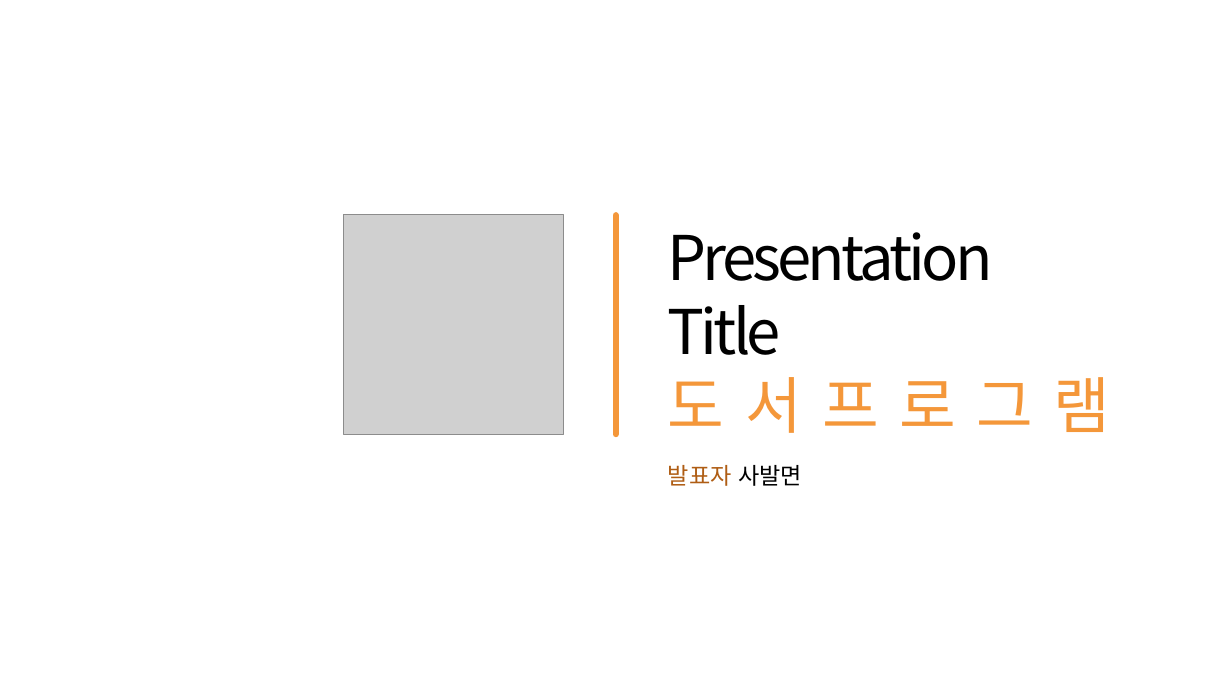
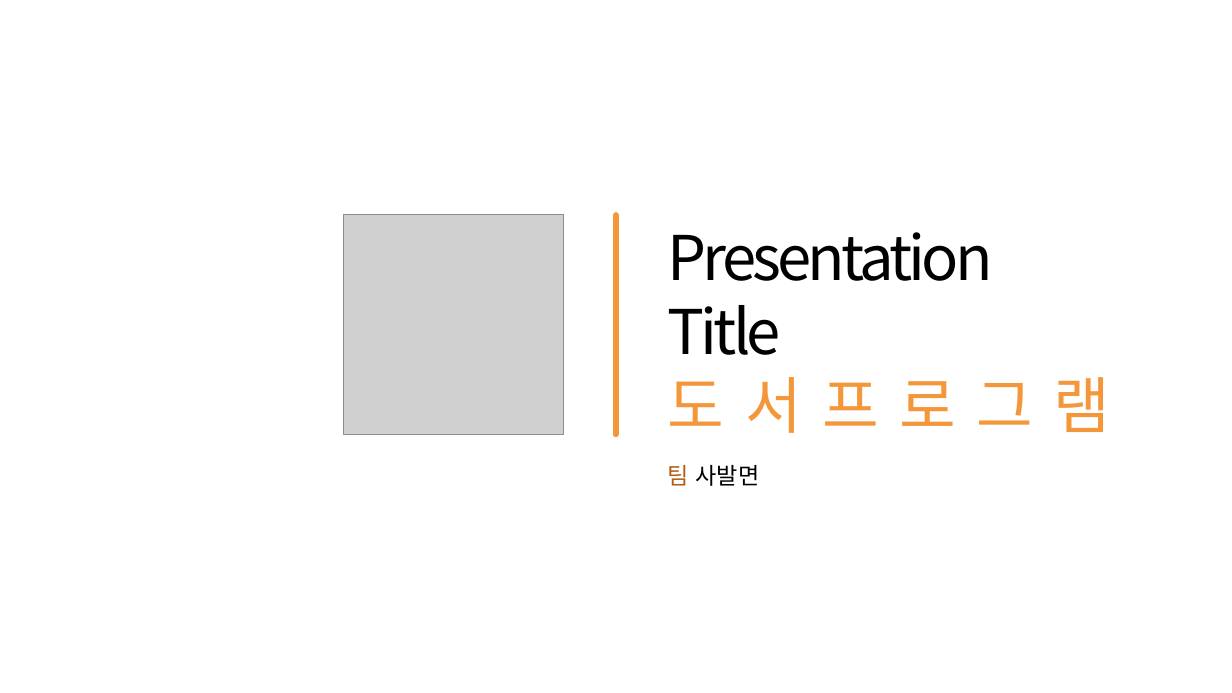
Before and after one commit to MinSu-Kim/java_web_male, a slide deck: slide 1 of document/사발면.pptx. Drawn at 1232x693 pixels with LibreOffice and Linux fonts; fonts in the diff are those of the drawing; grey boxes stand for pictures. Boxes give left, top, right and bottom in pixels: in the first picture for what was removed or moved away, otherwise in the second. Text is boxed around its words. In the diff, an @@ line names an element or a change of style, - is before the commit and + after.

Commit message:
사발면

```diff
--- a/document/사발면.pptx
+++ b/document/사발면.pptx
@@ text at (x1=668, y1=465, x2=760, y2=486): text changed; font Noto Sans CJK KR to Noto Sans CJK SC; text colour #AF5D14 to #000000 @@
-발표자 사발면
+팀 사발면
```
Also in this commit, not shown: 7 other slides changed, 26 slides added.
